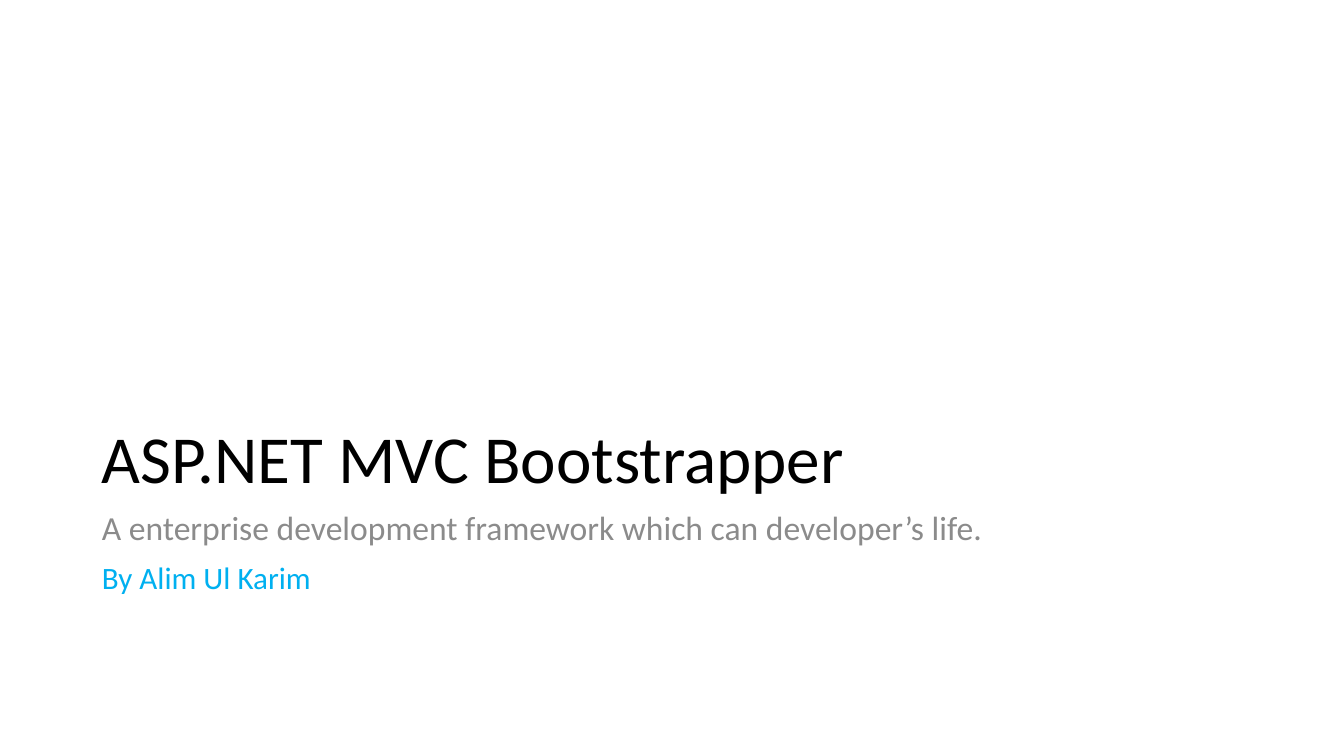
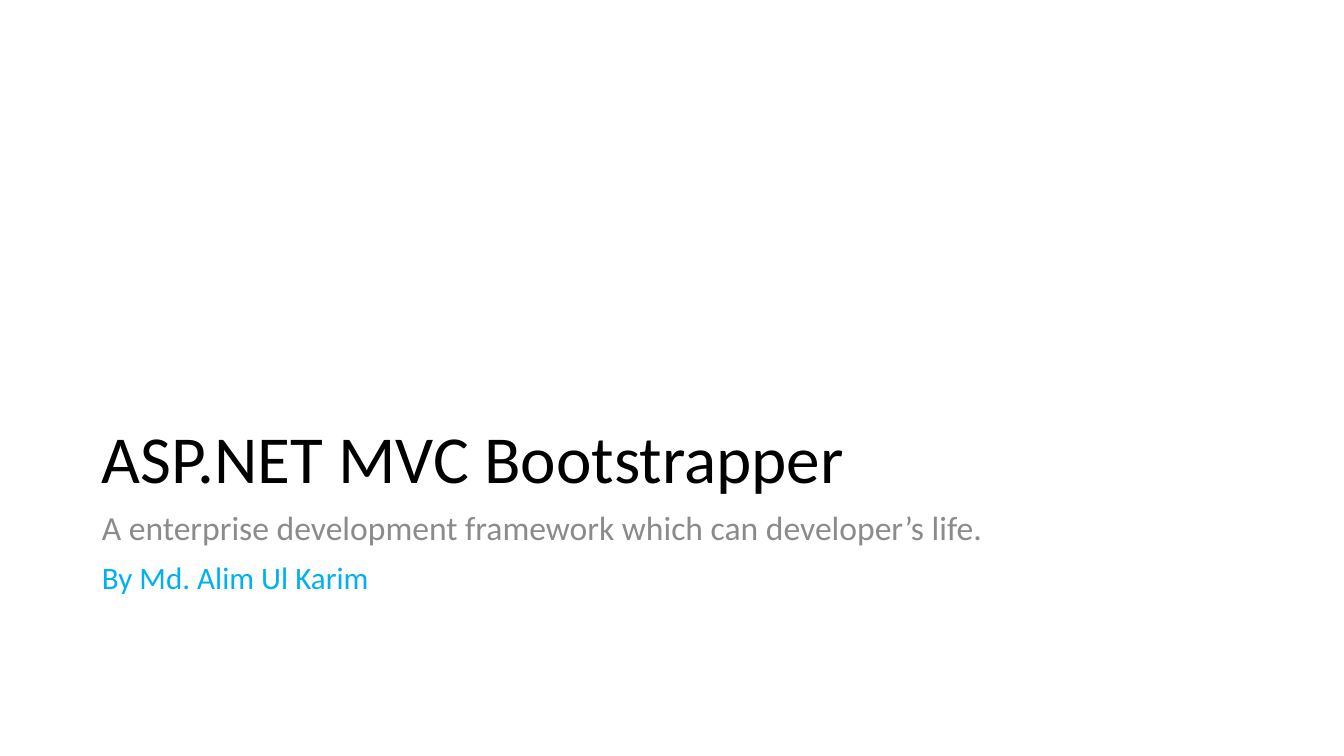
Before and after one commit to accorddeveloper/ASP.NET-MVC-Bootstrapper-Installed-Example, a slide deck: slide 1 of ASP.NET Presentation_2.pptx. Drawn at 1344x756 pixels with LibreOffice and Linux fonts; fonts in the diff are those of the drawing. Boxes give left, top, right and bottom in pixels: in the first picture for what was removed or moved away, otherwise in the second. Text is boxed around its words. In the diff, an @@ line names an element or a change of style, - is before the commit and + after.

```diff
--- a/ASP.NET Presentation_2.pptx
+++ b/ASP.NET Presentation_2.pptx
@@ text at box(102, 567, 368, 594): text changed @@
-By Alim Ul Karim
+By Md. Alim Ul Karim
```
Also in this commit, not shown: 1 other slide changed, 2 slides added.
